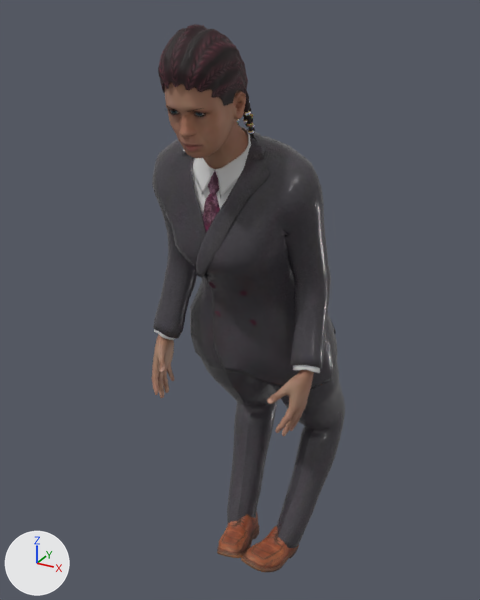
The glTF model assets/personaggi/realistici/crouch/donna-02.glb as it was, and as the next commit left it.
Both versions are drawn from a camera (50 mm lens) standing at (0.739, -1.49, 1.609) and looking at (-0.047, -0.061, 0.895). Lighting does not change. The marker at lower left points along +X, +Y and +Z. The picture after the commit comes second. Vertices at exactly the same position are counted once.

Names of what the first picture shows: 'Human', 'Human.elvs_braided_rows', 'Human.high-poly', 'Human.shoes01', 'Human.toigo_female_double-breasted_suit'.
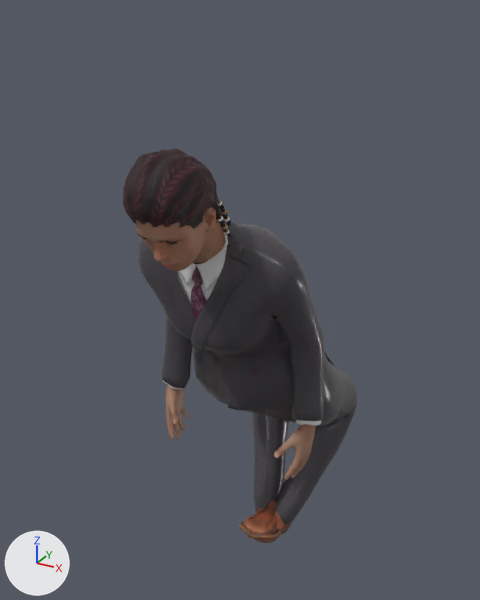
Changed parts and their boxes [x1, y1, x2, y2] in the pictures (480 x 600 px; the box of a moved part takes in the faces that stretch with it):
'Human.toigo_female_double-breasted_suit', reshaped, moved (14% wider, 27% shorter): before [152, 126, 345, 548]; after [138, 218, 358, 524]
'Human', moved, turned: before [152, 83, 314, 436]; after [135, 206, 315, 480]
'Human.elvs_braided_rows', moved, turned: before [158, 24, 257, 141]; after [123, 149, 233, 238]
'Human.shoes01', reshaped, moved: before [217, 513, 299, 572]; after [239, 500, 292, 543]
'Human.high-poly', moved (not visible afterwards): before [171, 111, 204, 116]
part 3 of me_shoes01_001, moved or reshaped: before [241, 526, 299, 572]; after [239, 501, 292, 543]
part 4 of me_shoes01_001, moved or reshaped: before [217, 513, 259, 558]; after [248, 500, 280, 538]
part 5 of me_fem_suit_double_breasted, moved or reshaped: before [203, 170, 220, 232]; after [191, 264, 207, 319]
part 6 of me_fem_suit_double_breasted, moved or reshaped: before [193, 175, 236, 216]; after [177, 271, 219, 304]
part 7 of me_fem_suit_double_breasted, moved or reshaped: before [193, 126, 251, 198]; after [178, 220, 228, 292]
part 8 of me_fem_suit_double_breasted, moved or reshaped: before [293, 365, 320, 373]; after [296, 420, 321, 426]
part 9 of me_fem_suit_double_breasted, moved or reshaped: before [154, 329, 175, 340]; after [163, 381, 182, 389]
part 10 of me_fem_suit_double_breasted, moved or reshaped: before [152, 129, 345, 548]; after [138, 218, 358, 524]

Edits to the bpy script that builds the scene:
```text
Change me_base_006:
    remove me_base_006.from_pydata(...)  # 7670 vertices, 15212 faces; spans x -0.223..0.223, y -0.391..-0.155, z 0.719..1.6
    add me_base_006.from_pydata(...)  # 7670 vertices, 15212 faces; spans x -0.223..0.223, y -0.523..-0.124, z 0.666..1.521
    me_base_006 part 1: the whole mesh is turned 14.3 degrees about the x axis through its middle, then moved by (0.0, -0.037, -0.075)
Change me_cornrowsofelv5:
    remove me_cornrowsofelv5.from_pydata(...)  # 21742 vertices, 40928 faces; spans x -0.079..0.08, y -0.402..-0.156, z 1.417..1.648
    add me_cornrowsofelv5.from_pydata(...)  # 21742 vertices, 40928 faces; spans x -0.079..0.08, y -0.538..-0.265, z 1.348..1.551
    me_cornrowsofelv5 part 2: the whole mesh is turned 14.3 degrees about the x axis through its middle, then moved by (0.0, -0.129, -0.088)
Change me_shoes01_001:
    remove me_shoes01_001.from_pydata(...)  # 1722 vertices, 3320 faces; spans x -0.138..0.138, y -0.161..0.131, z 0.067..0.268
    add me_shoes01_001.from_pydata(...)  # 1722 vertices, 3320 faces; spans x -0.1..0.1, y -0.072..0.224, z 0.185..0.385
    me_shoes01_001 part 3: the loose piece of 717 vertices spanning x -0.002..0.114, y -0.161..0.078, z 0.067..0.187 is multiplied about its middle by the matrix ((0.989, 0.028, 0.147), (-0.04, 0.996, 0.077), (-0.144, -0.082, 0.986)), then moved by (-0.059, 0.087, 0.131)
    me_shoes01_001 part 4: the loose piece of 717 vertices spanning x -0.114..0.002, y -0.161..0.078, z 0.067..0.187 is multiplied about its middle by the matrix ((0.989, -0.028, -0.147), (0.04, 0.996, 0.077), (0.144, -0.082, 0.986)), then moved by (0.059, 0.087, 0.131)
    other edits to the shape of me_shoes01_001 do not show in these pictures
Change me_fem_suit_double_breasted:
    remove me_fem_suit_double_breasted.from_pydata(...)  # 5393 vertices, 10062 faces; spans x -0.241..0.238, y -0.285..0.259, z 0.103..1.44
    add me_fem_suit_double_breasted.from_pydata(...)  # 5393 vertices, 10062 faces; spans x -0.241..0.238, y -0.339..0.362, z 0.222..1.38
    me_fem_suit_double_breasted part 5: the loose piece of 480 vertices spanning x -0.036..0.017, y -0.272..-0.245, z 1.196..1.354 is turned 14.3 degrees about the x axis through its middle, then moved by (0.0, -0.066, -0.075)
    me_fem_suit_double_breasted part 6: the loose piece of 130 vertices spanning x -0.097..0.099, y -0.266..-0.22, z 1.222..1.379 is turned 14.3 degrees about the x axis through its middle, then moved by (0.0, -0.073, -0.072)
    me_fem_suit_double_breasted part 7: the loose piece of 530 vertices spanning x -0.085..0.087, y -0.267..-0.156, z 1.296..1.44 is turned 14.3 degrees about the x axis through its middle, then moved by (0.0, -0.091, -0.066)
    me_fem_suit_double_breasted part 8: the loose piece of 96 vertices spanning x 0.171..0.236, y -0.215..-0.154, z 0.869..0.907 is turned 14.3 degrees about the x axis through its middle, then moved by (0.0, 0.027, -0.044)
    me_fem_suit_double_breasted part 9: the loose piece of 96 vertices spanning x -0.236..-0.165, y -0.218..-0.152, z 0.869..0.903 is turned 14.3 degrees about the x axis through its middle, then moved by (0.0, 0.028, -0.044)
    me_fem_suit_double_breasted part 10: 3411 of 5393 vertices moved; they spanned x -0.241..0.238, y -0.285..0.259, z 0.103..1.435 and now span x -0.241..0.238, y -0.339..0.362, z 0.222..1.375; mean shift (0.0, 0.02, 0.017); largest move (0.059, 0.202, 0.497) -> (0.065, 0.327, 0.612)
    other edits to the shape of me_fem_suit_double_breasted do not show in these pictures
Change ob_human:
    ob_human.location: (0.0, 0.0, -0.067) -> (0.0, 0.0, -0.185)
Change ob_human_elvs_braided_rows:
    ob_human_elvs_braided_rows.location: (0.0, 0.0, -0.067) -> (0.0, 0.0, -0.185)
Change ob_human_high_poly:
    ob_human_high_poly.location: (0.0, 0.0, -0.067) -> (0.0, 0.0, -0.185)
Change ob_human_shoes01:
    ob_human_shoes01.location: (0.0, 0.0, -0.067) -> (0.0, 0.0, -0.185)
Change ob_human_toigo_female_double_breasted_suit:
    ob_human_toigo_female_double_breasted_suit.location: (0.0, 0.0, -0.067) -> (0.0, 0.0, -0.185)
```
